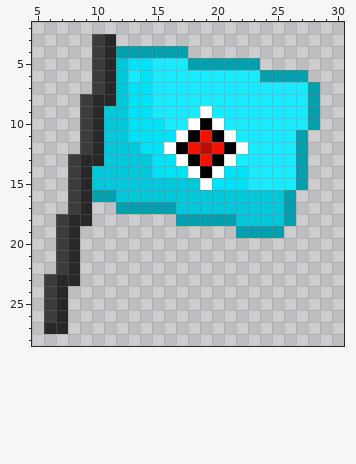
Pixel-art sprite -- Resources/Textures/_Null/Objects/Misc/followers_of_circi_handy_flag.rsi/icon.png. The first picture shows the starting point.
The file is 32x32 pixels. Colours within 5 levels of each other are drawn and written as one. Shown: x 5..30, y 2..28.
New version:
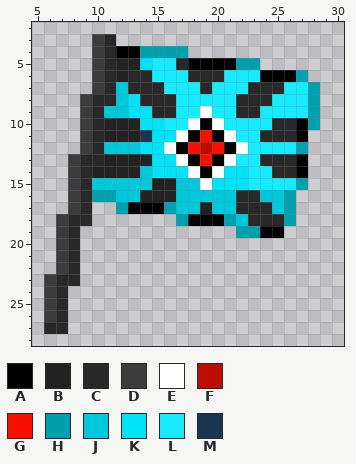
Palette (. is transparent): A #000000  B #232222  C #282828  D #3c3c3c  E #ffffff  F #bd0c00  G #f71000  H #00a0af  J #00c8db  K #00e2f7  L #16ebff  M #1b3650
The edit:
y 4: x 12..13 HH -> AA
y 5: x 12..13 JK -> BB; x 17..21 LHHHH -> CAAAA
y 6: x 12..14 JLK -> BCC; x 18..20 LLL -> CCC; x 24..26 HHH -> AAA
y 7: x 13..15 KKL -> CCC; x 19 L -> C; x 23..25 LLL -> CCC
y 8: x 14..16 KLL -> CCC; x 22..24 LLL -> CCC
y 9: x 15..16 LL -> CC; x 22..23 LL -> CC
y 10: x 11..13 JJK -> BBB; x 25..27 LLL -> CCA
y 11: x 11..14 JJKK -> BBBM; x 24..27 LLLH -> CCCA
y 13: x 11..14 JJJJ -> BBBB; x 24..27 LLLH -> CCCA
y 14: x 10..13 JJJJ -> BBBB; x 25..27 LLH -> CCA
y 15: x 15..16 JJ -> BB
y 16: x 14..16 JJJ -> BBB; x 22..23 JJ -> CC
y 17: x 13..15 HHH -> AAA; x 19 J -> B; x 22..24 JJJ -> CCC
y 18: x 18..20 HHH -> AAA; x 23..25 JJJ -> CCC
y 19: x 24..25 HH -> AA
